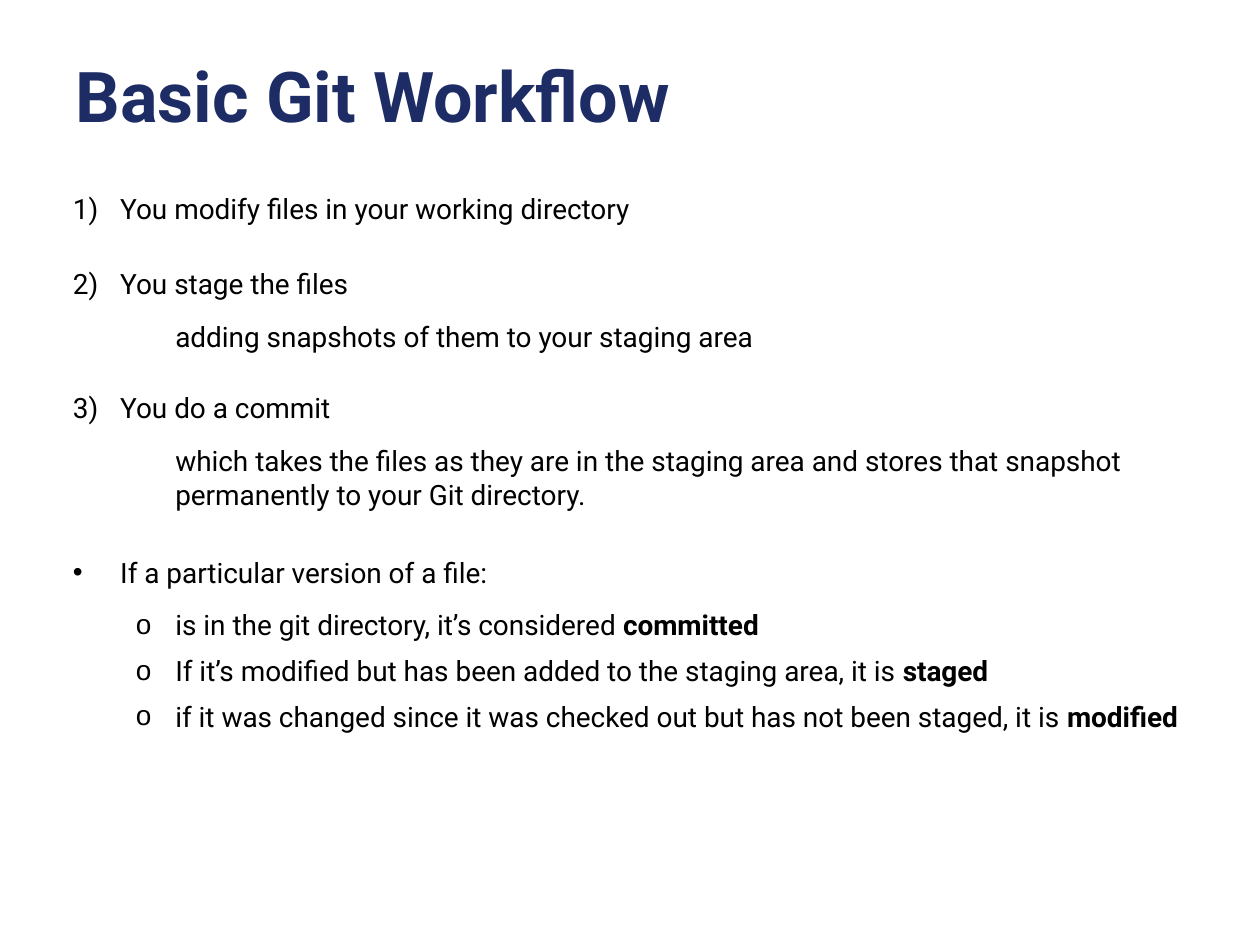
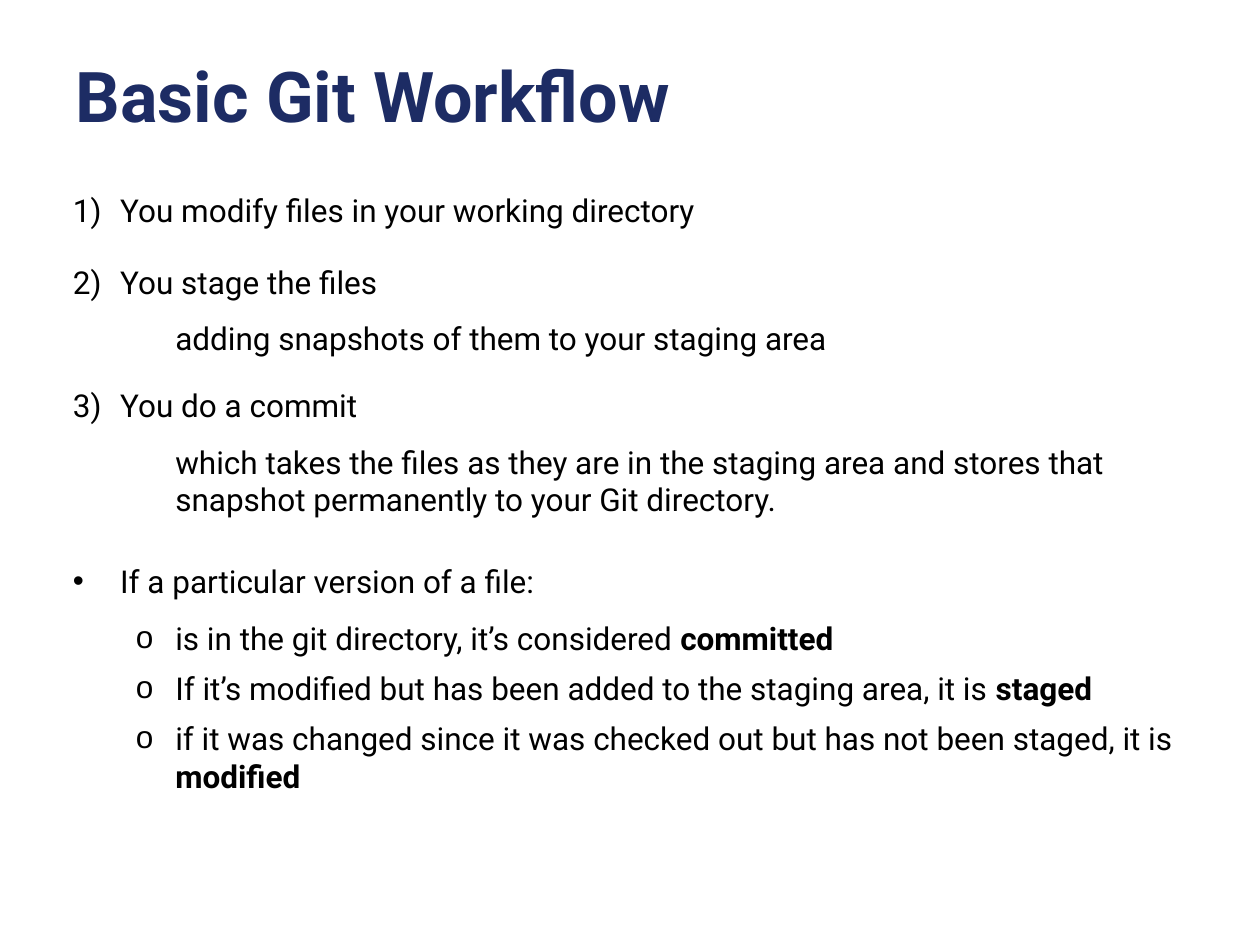
Before and after one commit to criluc/mini-git-tutorial, a slide deck: slide 13 of miniGitTutorial-12-2012.odp. Drawn at 1260x945 pixels with LibreOffice and Linux fonts; fonts in the diff are those of the drawing; background and template pictures are left out. Boxes give left, top, right and bottom in pixels: in the first picture for what was removed or moved away, otherwise in the second. Text is boxed around its words. In the diff, an @@ line names an element or a change of style, - is before the commit and + after.

```diff
--- a/miniGitTutorial-12-2012.odp
+++ b/miniGitTutorial-12-2012.odp
@@ text "You modify files in your ..." at box(120, 198, 1172, 789): size 16 to 18 pt @@
```
Also in this commit, not shown: 7 other slides changed, 1 other file.
